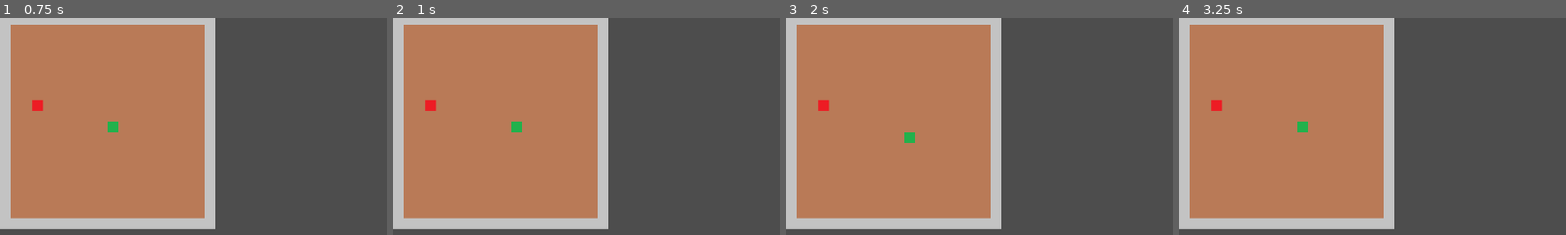
Above: before the commit, frames 1-4 (left to right).
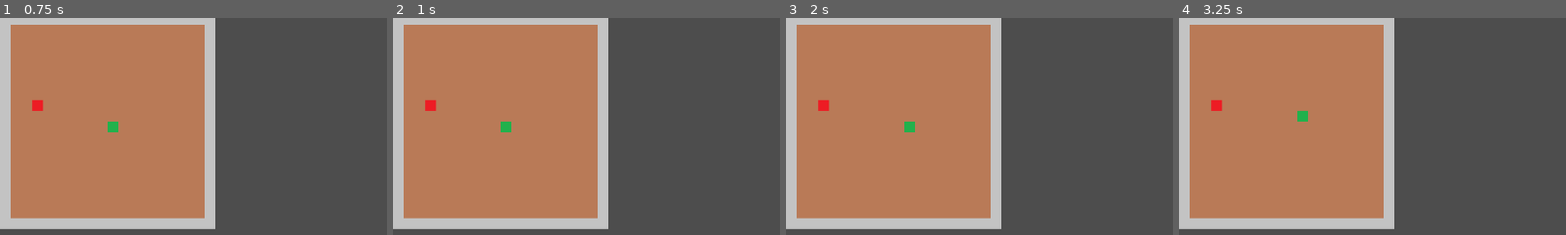
Above: after the commit, the same moments.

Repository: Sebastian-Musial/Snake---The-game
Game: Godot game, scene res://Game.tscn
The game is run twice, just before and just after one commit, with the same random seed, the same clock (stepped at 60 frames per second) and the same inputs.
Inputs:
- Up to frame 1 (0.75 s): tap Enter at 0.5 s; hold Right from 0.53 s (still down)
- Up to frame 2 (1 s): keep holding Right
- Up to frame 3 (2 s): tap Space at 1.25 s; release Right at 1.28 s; hold Down from 1.28 s (still down)
- Up to frame 4 (3.25 s): tap Enter at 2 s; release Down at 2.03 s; hold Right 2.03-2.78 s; tap Space at 2.75 s; hold Up from 2.78 s (still down)
The pictures show only the part of the screen within x 0-50%, y 1-51%; the shares and areas given below are measured in that part.

Frame 1 is identical in both runs. In frame 2, 0.3% of the frame differs, in the area x 27-34%, y 47-53%; in frame 3, 0.3%; in frame 4, 0.3%.

Commit message:
Bug fix with snake control when player spam input keys - 180 degree direction bug

Diff:
--- a/snake-the-game/Game.gd
+++ b/snake-the-game/Game.gd
@@ -68,13 +68,13 @@
 	if event is InputEventKey and event.pressed:
 		match event.keycode:
 			Key.KEY_UP, Key.KEY_W:
-				snake.set_dir(Types.directions.UP)
+				snake.request_dir(Types.directions.UP)
 			Key.KEY_DOWN, Key.KEY_S:
-				snake.set_dir(Types.directions.DOWN)
+				snake.request_dir(Types.directions.DOWN)
 			Key.KEY_LEFT, Key.KEY_A:
-				snake.set_dir(Types.directions.LEFT)
+				snake.request_dir(Types.directions.LEFT)
 			Key.KEY_RIGHT, Key.KEY_D:
-				snake.set_dir(Types.directions.RIGHT)
+				snake.request_dir(Types.directions.RIGHT)
 
 #!!!!TUTAJ JUZ MECHANIKA JAK WSZYSTKO PRZEPLYWA PRZEZ GRE!!!#
 func _ready():
@@ -92,7 +92,7 @@
 	draw_wall()
 	draw_snake()
 	draw_fruit()
-	Turn_Timer.wait_time = 1.0   # 1000 ms
+	Turn_Timer.wait_time = 1.5   # 1000 ms
 	Turn_Timer.one_shot = false  # Timer powtarzalny - Gdyby True to wywołał by się tylko raz
 	Turn_Timer.start()           #Start odliczania czasu
 
--- a/snake-the-game/Snake_Class.gd
+++ b/snake-the-game/Snake_Class.gd
@@ -5,12 +5,16 @@
 #Private - konwencja ponieważ GDscript pomimo obiektowości tego nie oferuje
 var _snake_body: Array[Vector2i] = []
 var _dir: Types.directions
+var _pending_dir: Types.directions
 var _grows:= false
 
 #Public
 #Get
 func get_body() -> Array[Vector2i]:
 	return _snake_body
+
+func get_dir() -> Types.directions:
+	return _dir
 
 #Set
 #Init
@@ -52,6 +56,7 @@
 #Narazie testowo głowa się przesuwa w prawo
 func move_snake() -> void:
 	var temp := Vector2i.ZERO
+	_dir = _pending_dir
 	match _dir:
 		Types.directions.UP: temp = Vector2i(0, -1)
 		Types.directions.DOWN: temp = Vector2i(0, 1)
@@ -61,3 +66,12 @@
 	var new_head := _snake_body[0] + temp
 	_snake_body.push_front(new_head)	#Nowa głowa
 	_snake_body.pop_back()	#Kasuj ogon
+
+func request_dir(N_dir: Types.directions) -> void:
+	if _pending_dir != _dir:
+		return
+
+	if Game_Mechanic.is_opposite(_dir, N_dir):
+		return
+
+	_pending_dir = N_dir
